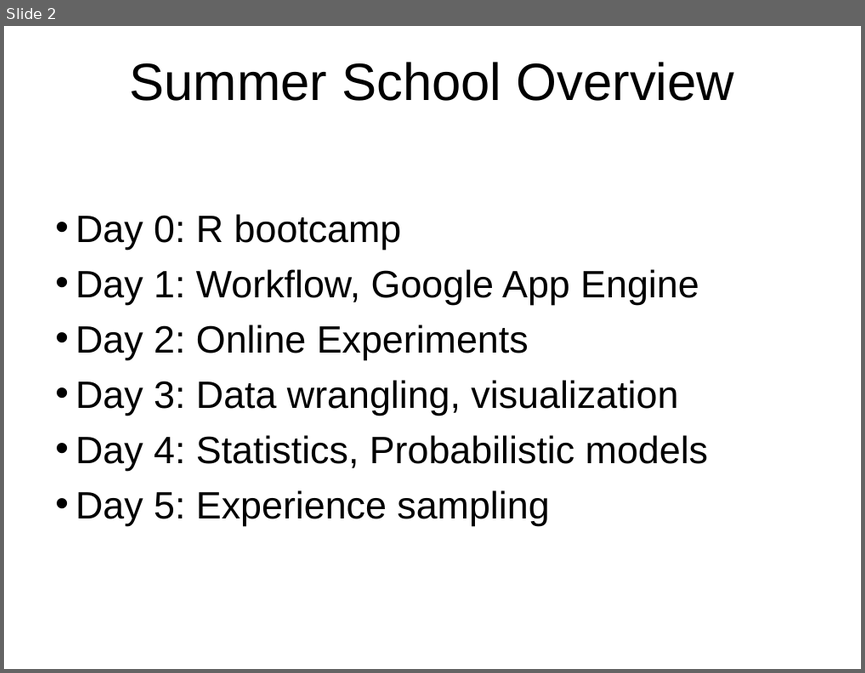
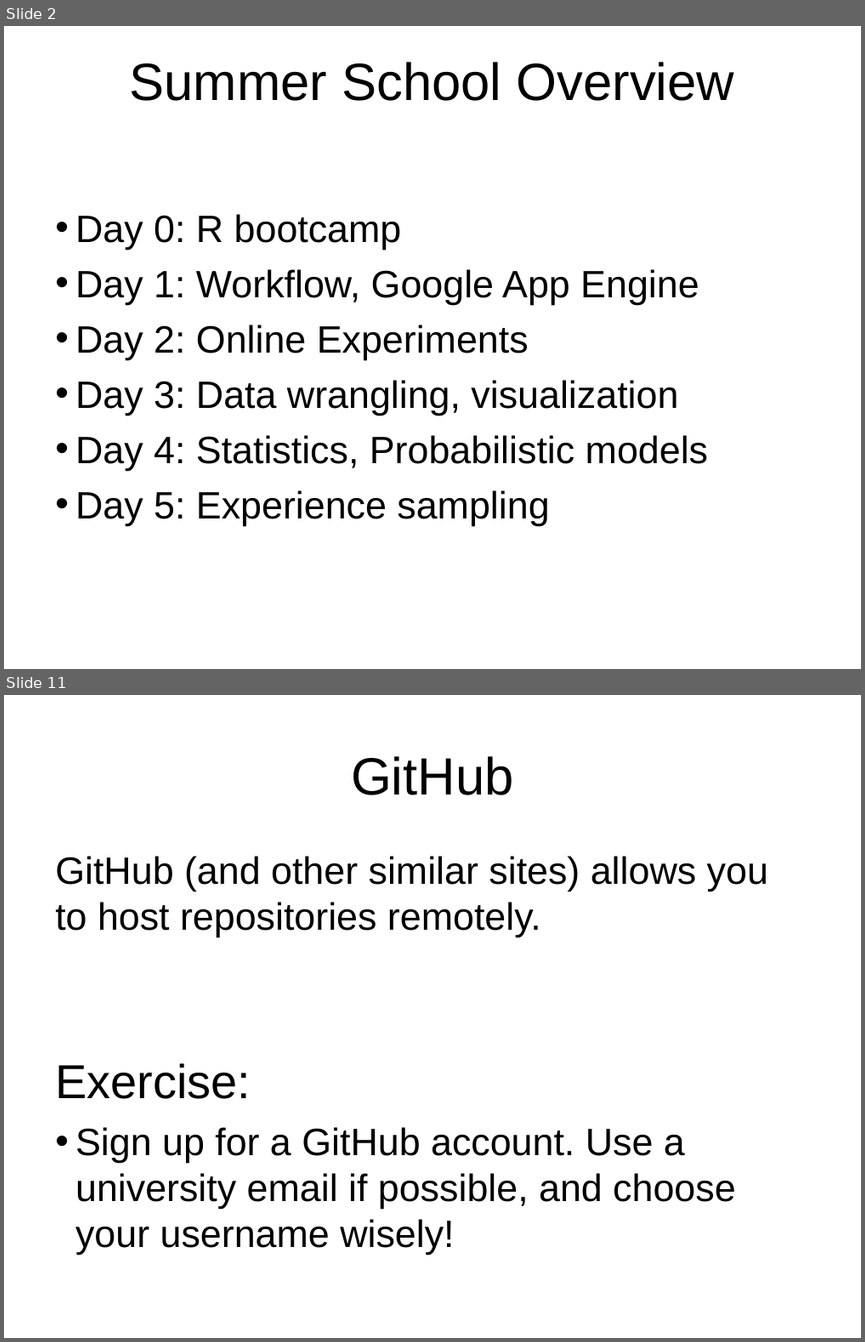
Before and after one commit to cskemp/chdss2019_content, a slide deck: day1/slides/part1_git.ppt. Shown one above the other, each under a label of ours: slide 2 before the commit, slides 2 and 11 after it; the slides between them are not shown. The pictures are 865x673 and 865x1342 pixels, drawn with LibreOffice and Linux fonts; fonts in the diff are those of the drawing. Boxes give left, top, right and bottom in pixels: in the first picture for what was removed or moved away, otherwise in the second. Text is boxed around its words. In the diff, an @@ line names an element or a change of style, - is before the commit and + after.

```diff
--- a/day1/slides/part1_git.ppt
+++ b/day1/slides/part1_git.ppt
@@ slide 11 added at [4, 695, 861, 1338], background #FFFFFF @@
@@ title added at [351, 756, 514, 795], 44 pt, text #000000 @@
+GitHub
@@ text added at [55, 856, 768, 1253], 32 pt, text #000000 @@
+GitHub (and other similar sites) allows you to host repositories remotely.
+Exercise:
+• Sign up for a GitHub account. Use a university email if possible, and choose your username wisely!
```
Also in this commit, not shown: 2 slides changed, 12 other slides added, 4 slides removed, 4 other files.
